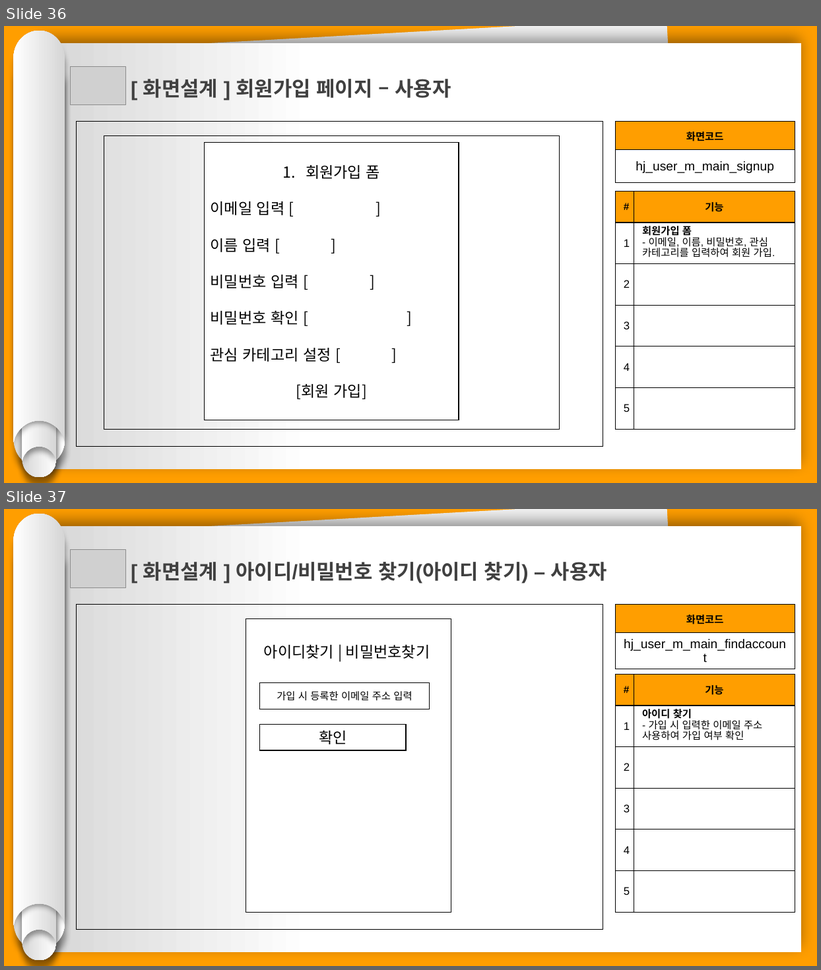
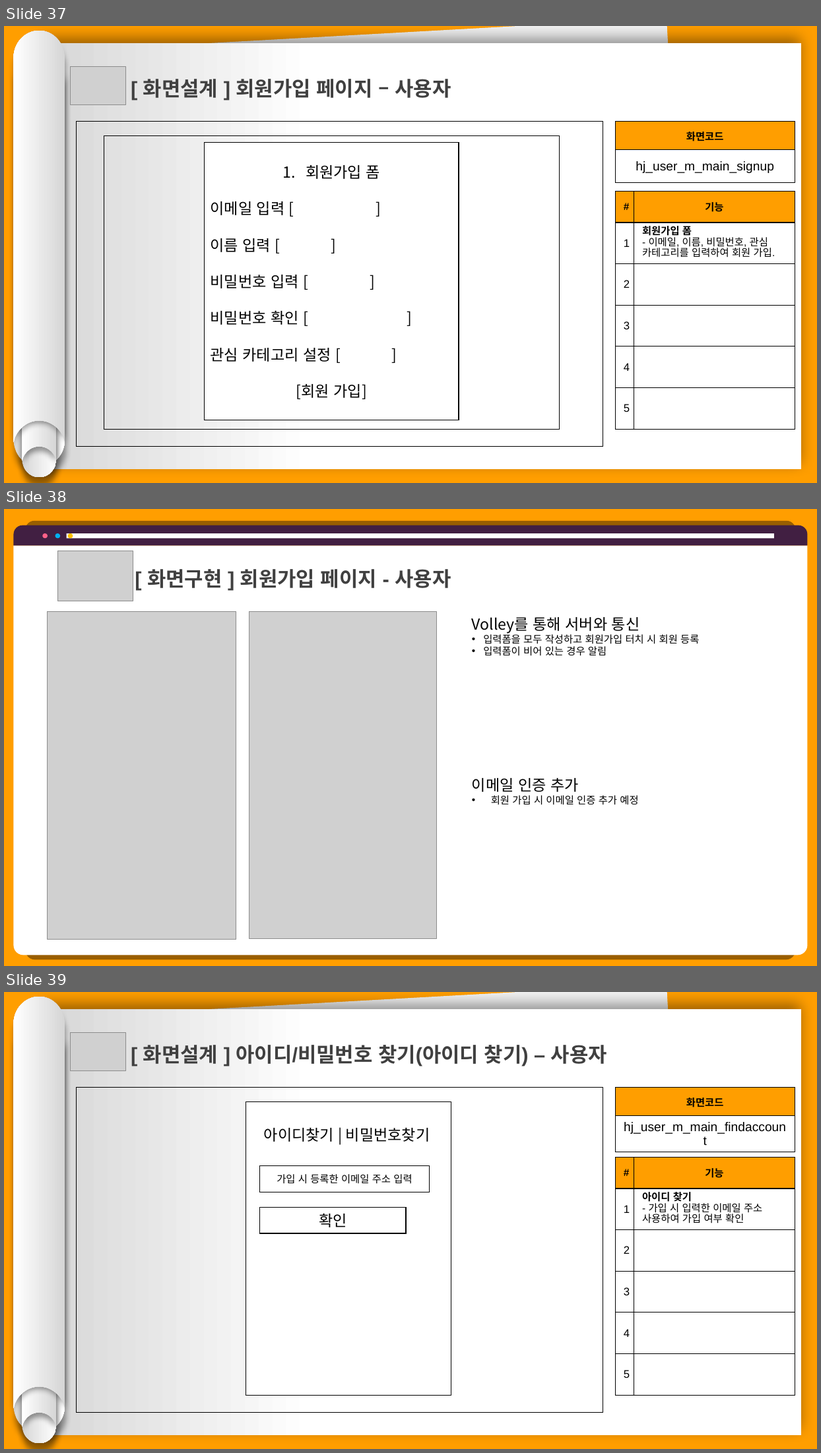
Before and after one commit to hhsw07/ezen-academy-projects, a slide deck: 0 발표용 파워포인트/project06 - 파워포인트 종합 - 형준.pptx. Shown one above the other, each under a label of ours: slides 36 and 37 before the commit, slides 37, 38 and 39 after it. The pictures are 821x970 and 821x1453 pixels, drawn with LibreOffice and Linux fonts; fonts in the diff are those of the drawing; grey boxes stand for pictures. Boxes give left, top, right and bottom in pixels: in the first picture for what was removed or moved away, otherwise in the second. Text is boxed around its words. In the diff, an @@ line names an element or a change of style, - is before the commit and + after.

```diff
--- a/0 발표용 파워포인트/project06 - 파워포인트 종합 - 형준.pptx
+++ b/0 발표용 파워포인트/project06 - 파워포인트 종합 - 형준.pptx
@@ slide 38 added at [4,509,817,966], background #FF9E00 @@
@@ round same rect added at [14,525,808,545], fill #411F42 @@
@@ round same rect added at [14,545,808,956], fill #FFFFFF @@
@@ ellipse added at [42,533,48,538], fill #FF6189 @@
@@ ellipse added at [55,533,60,538], fill #00B0F0 @@
@@ rectangle added at [66,533,774,538], fill #FFFFFF @@
@@ ellipse added at [68,533,73,538], fill #FFC000 @@
@@ picture added at [57,551,133,601] @@
@@ text added at [147,569,451,588], 24 pt, text #404040, bold @@
+[ 화면구현 ] 회원가입 페이지 - 사용자
@@ picture added at [48,611,236,940] @@
@@ picture added at [250,611,437,939] @@
@@ text added at [472,617,699,656], 12 pt, text #000000 @@
+Volley를 통해 서버와 통신
+• 입력폼을 모두 작성하고 회원가입 터치 시 회원 등록
+• 입력폼이 비어 있는 경우 알림
@@ text added at [472,778,638,805], 12 pt, text #000000 @@
+이메일 인증 추가
+• 회원 가입 시 이메일 인증 추가 예정
@@ what was slide 36 is now slide 37 @@
@@ what was slide 37 is now slide 39 @@
```
Also in this commit, not shown: 2 other slides added, 1 other file.
